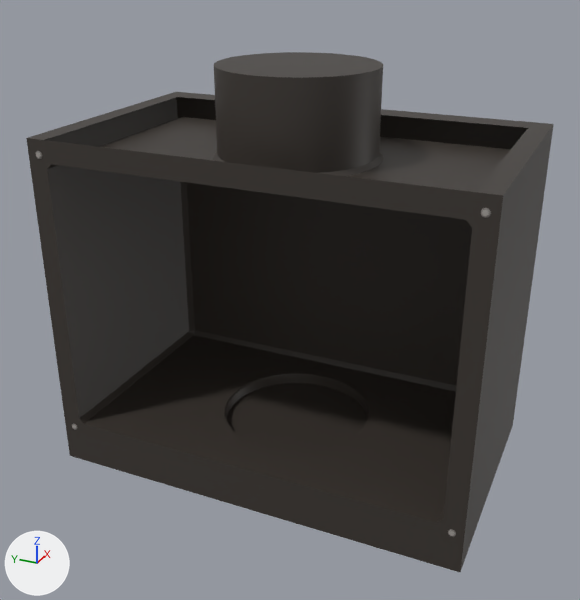
The FBX model Assets/Models/Diorama/diorama_box.fbx as it was, and as the next commit left it.
Camera for both pictures: a 50 mm lens placed at (-0.27, -5.76, 2.44), pointed at (1.95, -4.76, 1.32). The axes (+X, +Y, +Z) are drawn at lower left. The lights are the same throughout. The picture after the commit comes second. Where no turn or scale is listed for an object, it has been applied to the vertices.

In view in the first picture: 'diorama_box'.
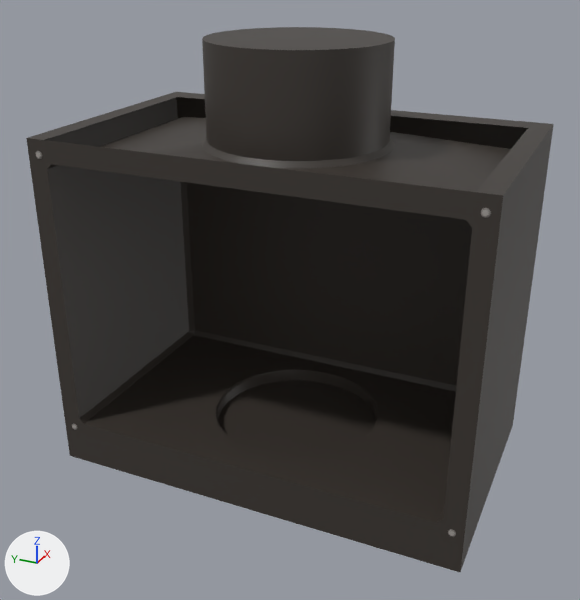
The change, as a diff of the scene's bpy script:
```diff
--- a/Assets/Models/Diorama/diorama_box.fbx.py
+++ b/Assets/Models/Diorama/diorama_box.fbx.py
@@ me_cube_250 @@
 # used by ob_diorama_box; location = (2.009, -4.761, 1.406)
-me_cube_250.from_pydata(...)  # 612 vertices, 461 faces; spans x -0.426..0.426, y -0.706..0.706, z -0.676..0.676
+me_cube_250.from_pydata(...)  # 612 vertices, 461 faces; spans x -0.426..0.426, y -0.706..0.706, z -0.676..0.751
+# me_cube_250 part 1: all 98 vertices in x -0.286..0.223, y -0.269..0.248, z -0.561..-0.52 are scaled about their middle by 1.12, then moved by (0.0, 0.0, -0.003)
+# me_cube_250 part 2: all 96 vertices in x -0.294..0.235, y -0.274..0.255, z 0.399..0.676 are scaled about their middle by 1.12, then moved by (0.0, 0.0, 0.058)
 me_cube_250.materials.append(mat_texturesheet)
```

Where the change shows, as pixel boxes [x1, y1, x2, y2] in the pictures (580 x 600 px; the box of a moved part takes in the faces that stretch with it):
'diorama_box', reshaped: before [26, 52, 554, 572]; after [26, 27, 554, 572]
part 1 of me_cube_250, moved or reshaped: [85, 335, 456, 523] in both
part 2 of me_cube_250, moved or reshaped: before [100, 52, 511, 192]; after [100, 27, 511, 192]
